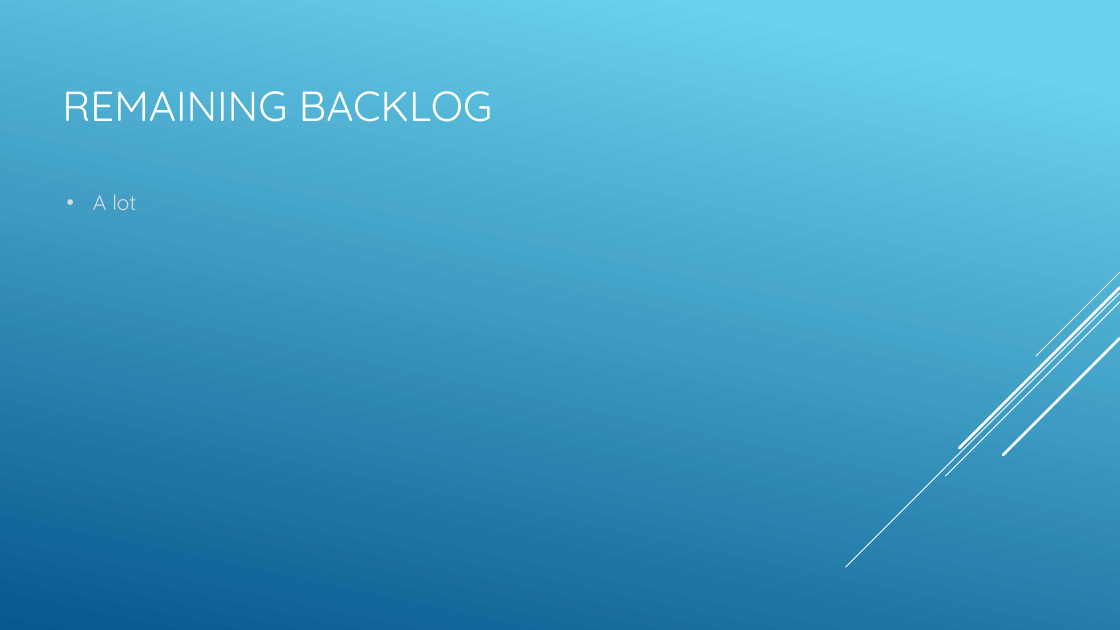
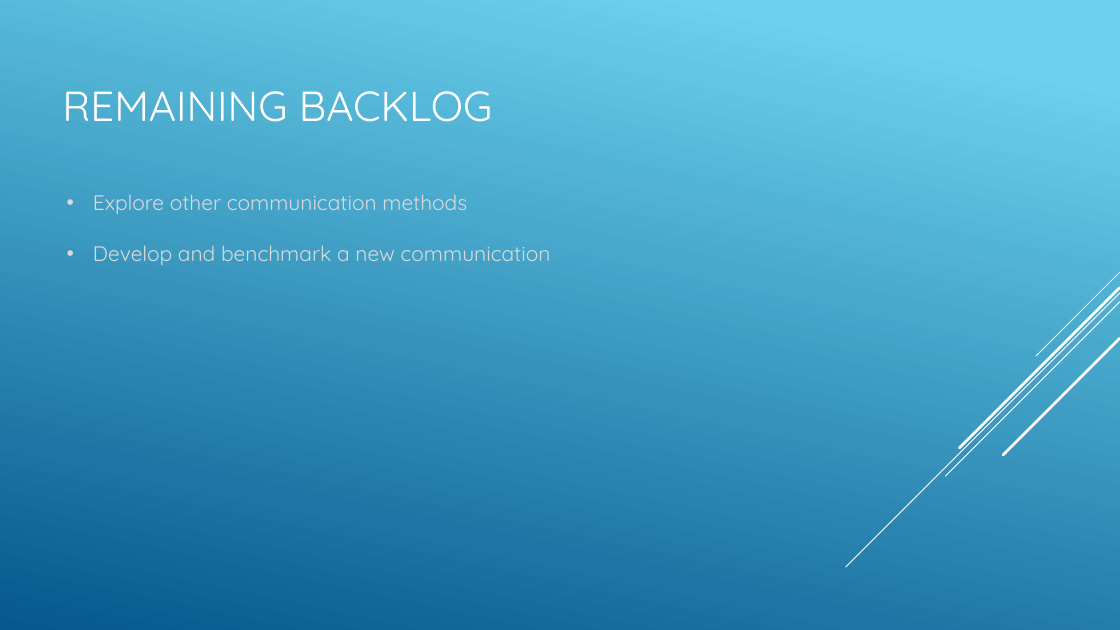
Before and after one commit to SDSMT-CSC464-F15/arm, a slide deck: slide 12 of Documents/ClientPresent2.pptx (slide 9 before the commit). Drawn at 1120x630 pixels with LibreOffice and Linux fonts; fonts in the diff are those of the drawing. Boxes give left, top, right and bottom in pixels: in the first picture for what was removed or moved away, otherwise in the second. Text is boxed around its words. In the diff, an @@ line names an element or a change of style, - is before the commit and + after.

```diff
--- a/Documents/ClientPresent2.pptx
+++ b/Documents/ClientPresent2.pptx
@@ text at <box>93,194,551,265</box>: text changed @@
-• A lot
+• Explore other communication methods
+• Develop and benchmark a new communication
```
Also in this commit, not shown: 5 other slides changed, 6 slides added, 3 slides removed.
